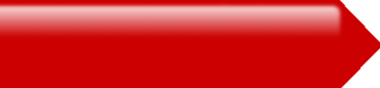
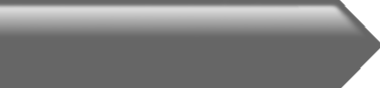
Revision of a layered w=380, h=88 image; what changed, layer by layer:
painted on "roundrectend" over left=296, top=4, right=367, bottom=40
painted on "Background" over left=0, top=0, right=380, bottom=88
